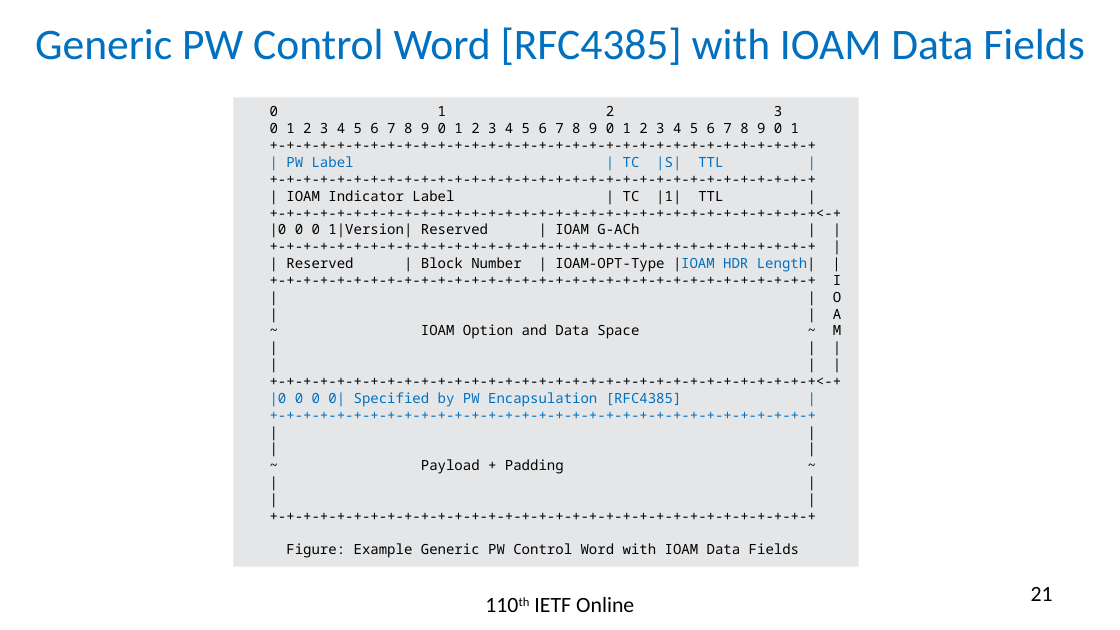
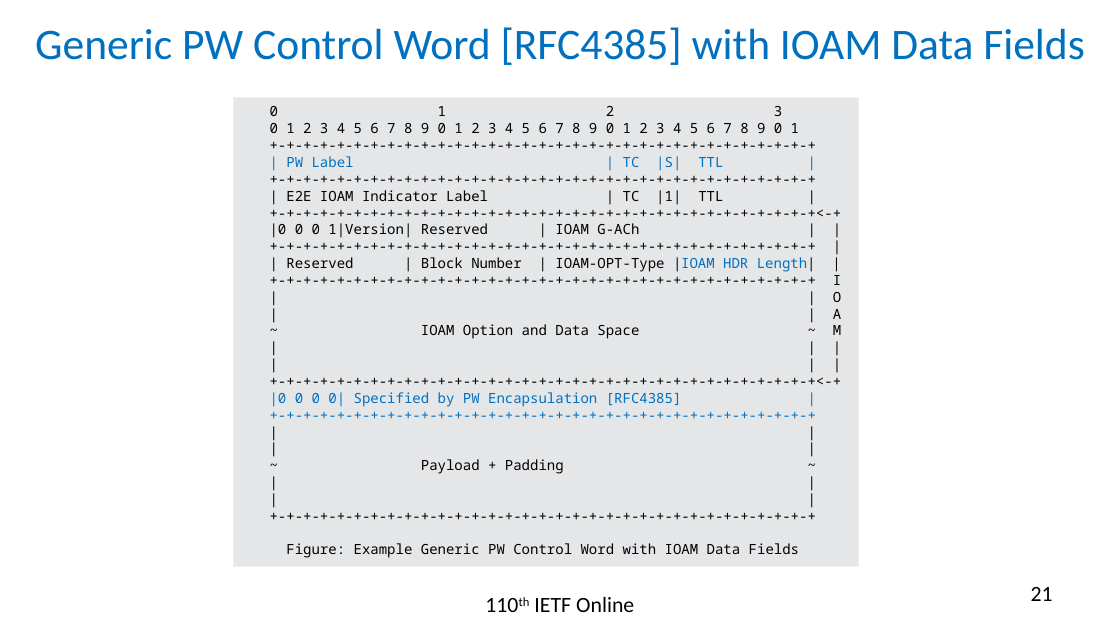
Before and after one commit to rakgandhi/ietf-slides, a slide deck: slide 21 of draft-gandhi-mpls-ioam-sr-06.pptx. Drawn at 1120x630 pixels with LibreOffice and Linux fonts; fonts in the diff are those of the drawing. Boxes give left, top, right and bottom in pixels: in the first picture for what was removed or moved away, otherwise in the second. Text is boxed around its words. In the diff, an @@ line names an element or a change of style, - is before the commit and + after.

```diff
--- a/draft-gandhi-mpls-ioam-sr-06.pptx
+++ b/draft-gandhi-mpls-ioam-sr-06.pptx
@@ text in rectangle at [286,190,723,205]: text changed @@
-| IOAM Indicator Label | TC |1| TTL |
+| E2E IOAM Indicator Label | TC |1| TTL |
```
Also in this commit, not shown: 3 other slides changed, 1 other file.
